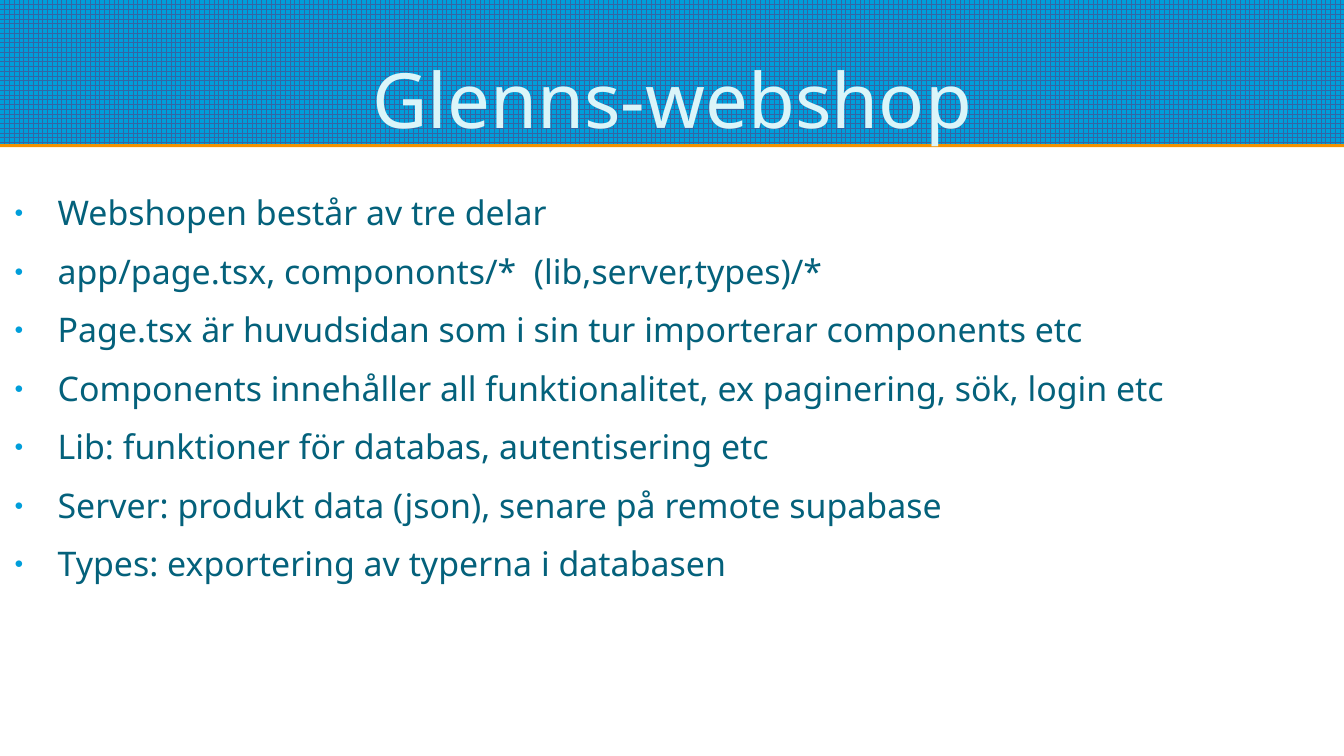
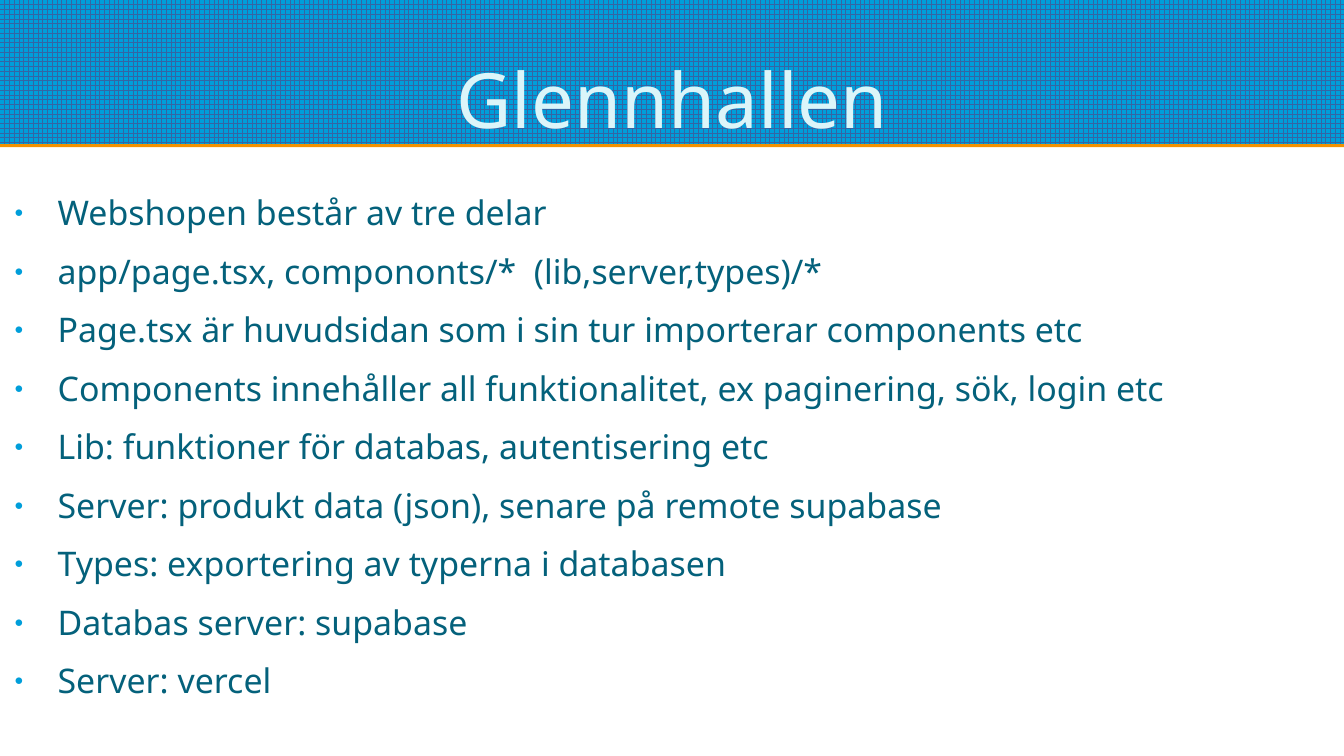
Before and after one commit to pontusOlssonGit/glenns-webshop, a slide deck: slide 2 of redovisning.odp (slide 3 before the commit). Drawn at 1344x756 pixels with LibreOffice and Linux fonts; fonts in the diff are those of the drawing. Boxes give left, top, right and bottom in pixels: in the first picture for what was removed or moved away, otherwise in the second. Text is boxed around its words. In the diff, an @@ line names an element or a change of style, - is before the commit and + after.

```diff
--- a/redovisning.odp
+++ b/redovisning.odp
@@ title at (x1=456, y1=57, x2=888, y2=148): text changed @@
-Glenns-webshop
+Glennhallen
@@ text at (x1=58, y1=609, x2=467, y2=694): paragraphs added @@
+● Databas server: supabase
+● Server: vercel
```
Also in this commit, not shown: 9 other slides changed, 1 slide added, 4 other files.
